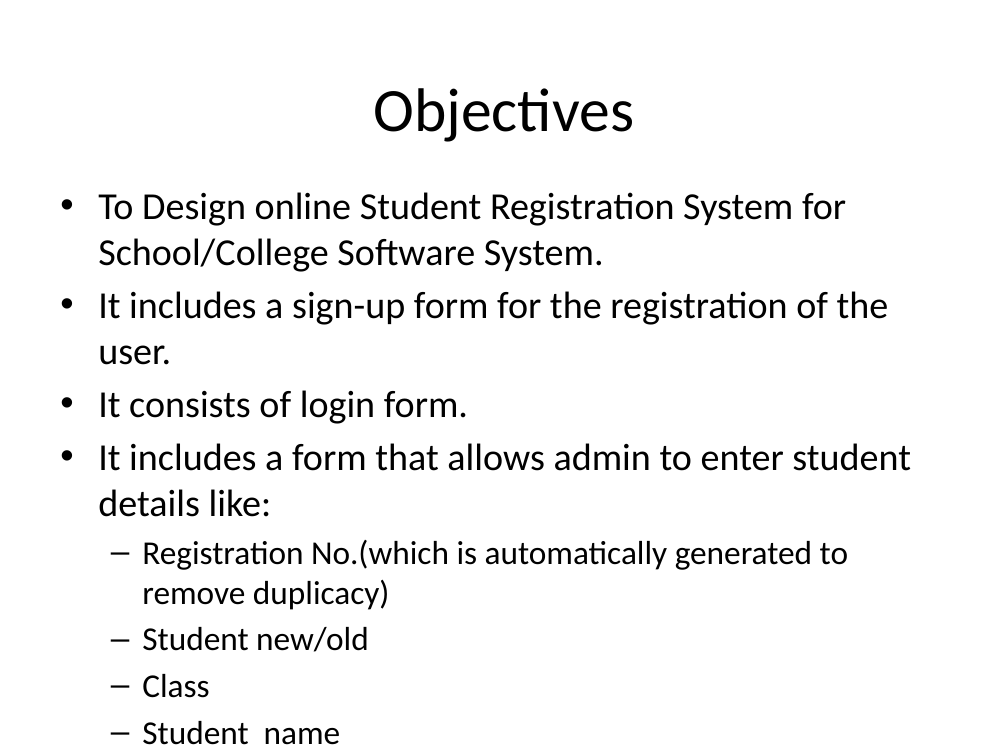
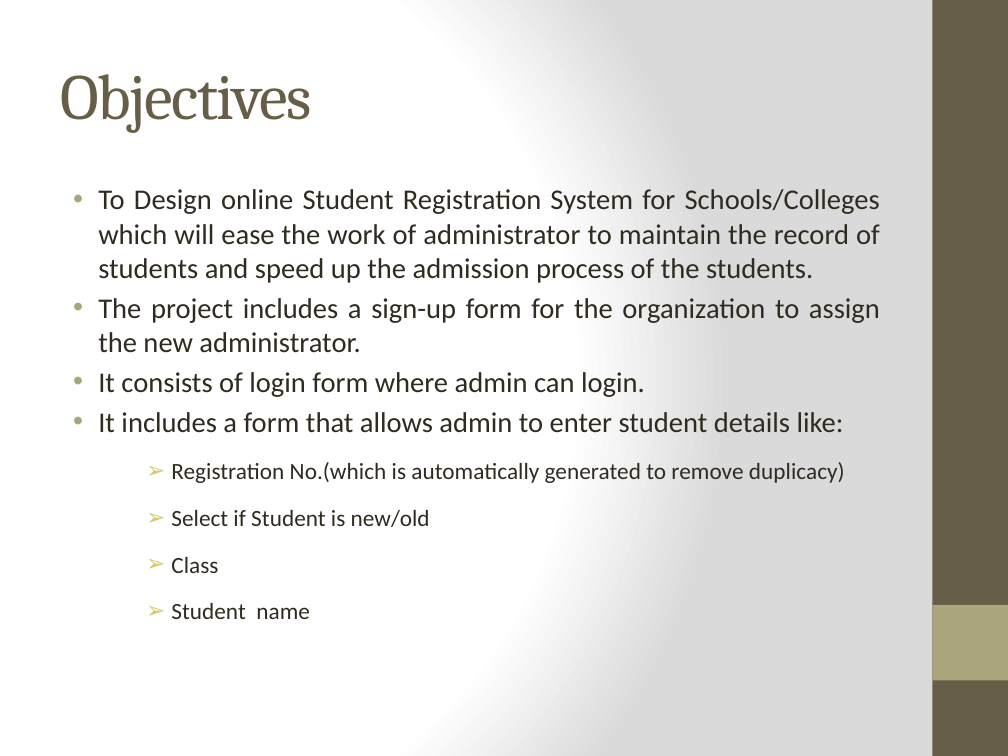
Before and after one commit to abhiyankgoyal/internshipProject, a slide deck: slide 2 of Internship Presentation.pptx. Drawn at 1008x756 pixels with LibreOffice and Linux fonts; fonts in the diff are those of the drawing; background and template pictures are left out. Boxes give left, top, right and bottom in pixels: in the first picture for what was removed or moved away, otherwise in the second. Text is boxed around its words. In the diff, an @@ line names an element or a change of style, - is before the commit and + after.

```diff
--- a/Internship Presentation.pptx
+++ b/Internship Presentation.pptx
@@ background #FFFFFF to gradient #FFFFFF to #DADADA @@
@@ rectangle added at (932,0,1008,756), fill #675E47 @@
@@ title "Objectives": place and size @@
-title "Objectives" at (373,88,634,142)
+title "Objectives" at (60,74,311,133)
@@ title "Objectives" at (60,74,311,133): size 44 to 46 pt, font Calibri to Cambria, text colour #000000 to #675E47, letter spacing 0 to -1 pt; alignment centre to left @@
@@ text at (98,189,880,397): text changed; size 27.2 to 20.4 pt; text colour #000000 to #2F2B20 @@
-• To Design online Student Registration System for School/College Software System.
-• It includes a sign-up form for the registration of the user.
-• It consists of login form.
+• To Design online Student Registration System for Schools/Colleges which will ease the work of administrator to maintain the record of students and speed up the admission process of the students.
+• The project includes a sign-up form for the organization to assign the new administrator.
+• It consists of login form where admin can login.
@@ text at (98,412,845,619): size 27.2 to 20.4 pt in "It includes a form that allows admin ..."; text colour #000000 to #2F2B20 in "It includes a form that allows admin ...", "Registration No.(which is automatically generated to remove ...", "Class", "Student name"; size 23.8 to 16.6 pt in "Registration No.(which is automatically generated to remove ...", "Class", "Student name"; alignment left to justified; indent changed; less space between paragraphs; bullet – to ➢; list level 2 to 3 in "Registration No.(which is automatically generated ..."; line spacing 1 to 1.5; list level 2 to 3 in "Class"; list level 2 to 3 in "Student name" @@
@@ text at (171,510,430,527): text changed; size 23.8 to 16.6 pt; text colour #000000 to #2F2B20 @@
-  – Student new/old
+    ➢ Select if Student is new/old
@@ rectangle added at (932,605,1008,680), fill #A9A57C @@
```
Also in this commit, not shown: 16 other slides changed, 6 slides added, 4 slides removed.
